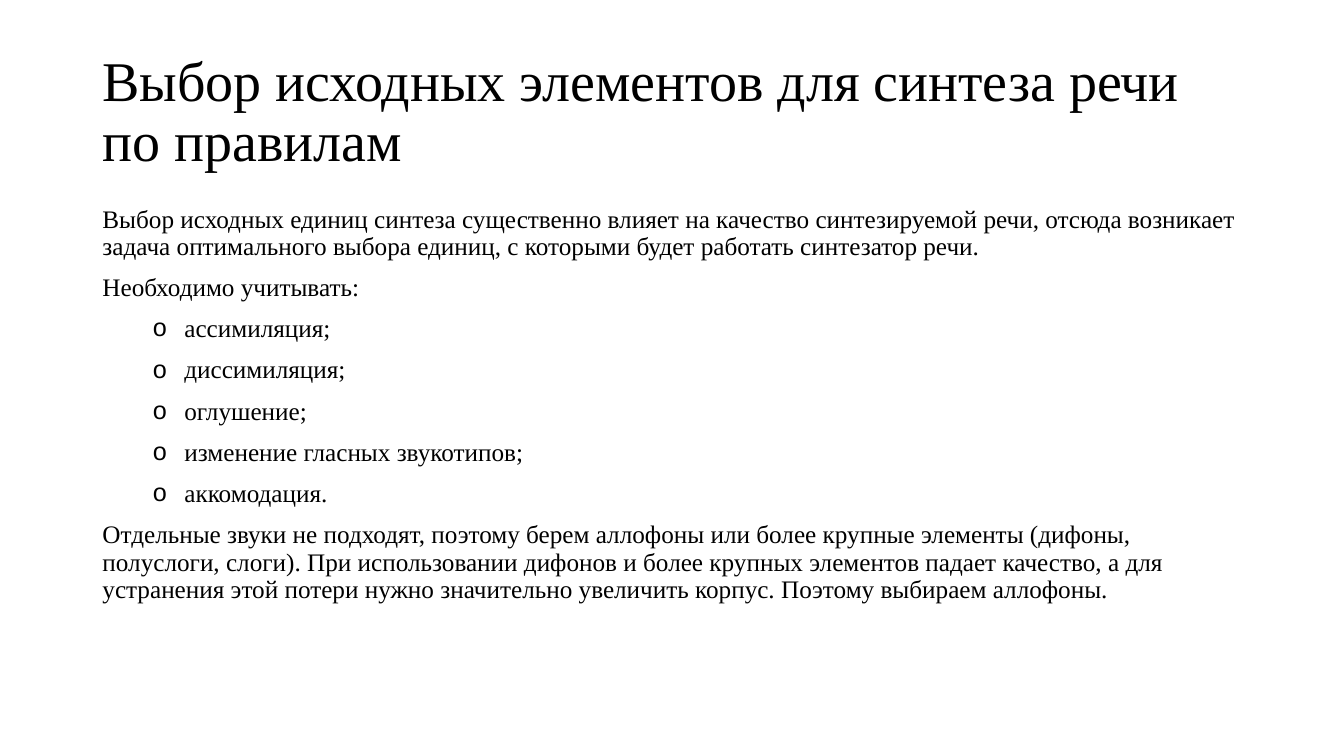
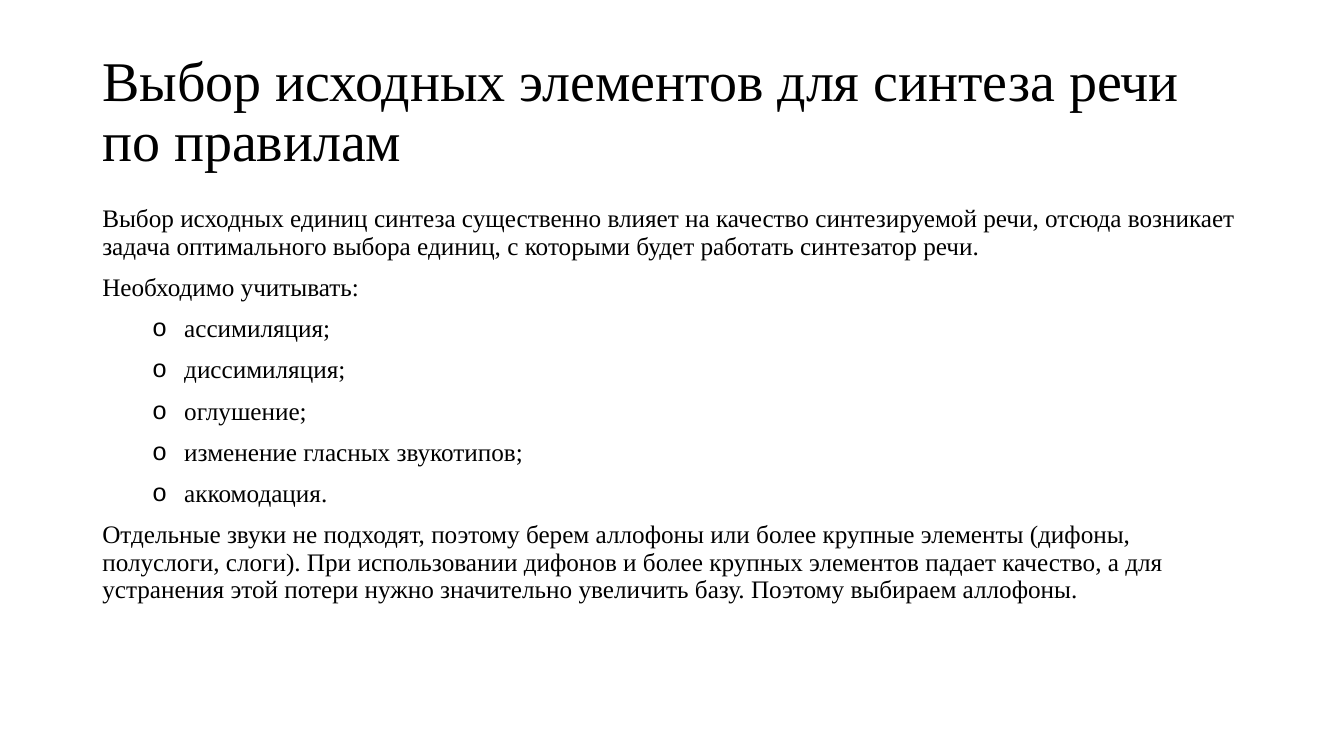
Before and after one commit to Painted-Black/BMSTU-TTS, a slide deck: slide 7 of NIR/nir_pr.pptx. Drawn at 1344x756 pixels with LibreOffice and Linux fonts; fonts in the diff are those of the drawing. Boxes give left, top, right and bottom in pixels: in the first picture for what was removed or moved away, otherwise in the second. Text is boxed around its words. In the diff, an @@ line names an element or a change of style, - is before the commit and + after.

```diff
--- a/NIR/nir_pr.pptx
+++ b/NIR/nir_pr.pptx
@@ text at box(102, 525, 1162, 604): text changed @@
-    Отдельные звуки не подходят, поэтому берем аллофоны или более крупные элементы (дифоны, полуслоги, слоги). При использовании дифонов и более крупных элементов падает качество, а для устранения этой потери нужно значительно увеличить корпус. Поэтому выбираем аллофоны.
+Отдельные звуки не подходят, поэтому берем аллофоны или более крупные элементы (дифоны, полуслоги, слоги). При использовании дифонов и более крупных элементов падает качество, а для устранения этой потери нужно значительно увеличить базу. Поэтому выбираем аллофоны.
```
Also in this commit, not shown: 6 other slides changed, 23 other files.
